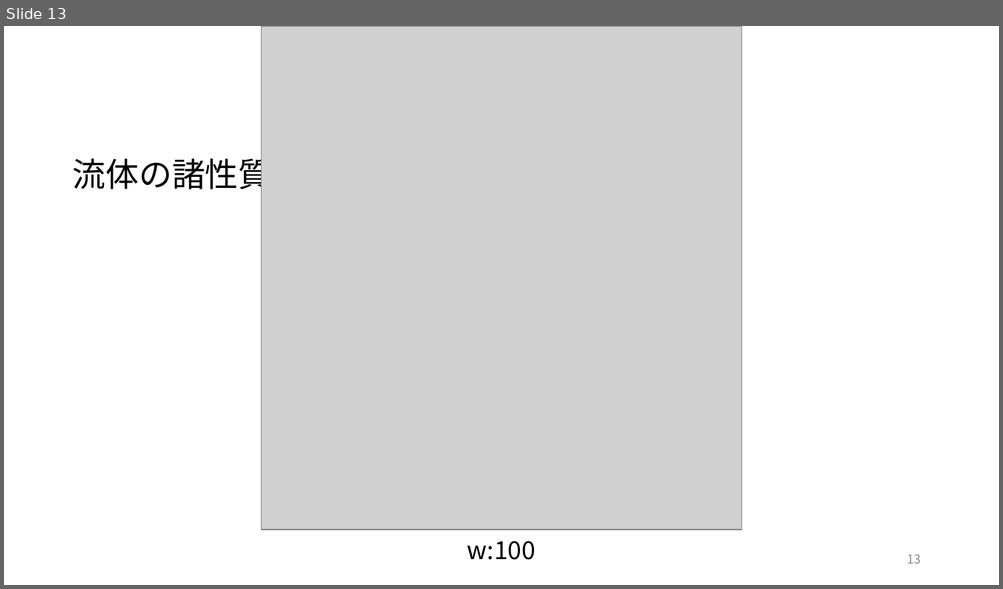
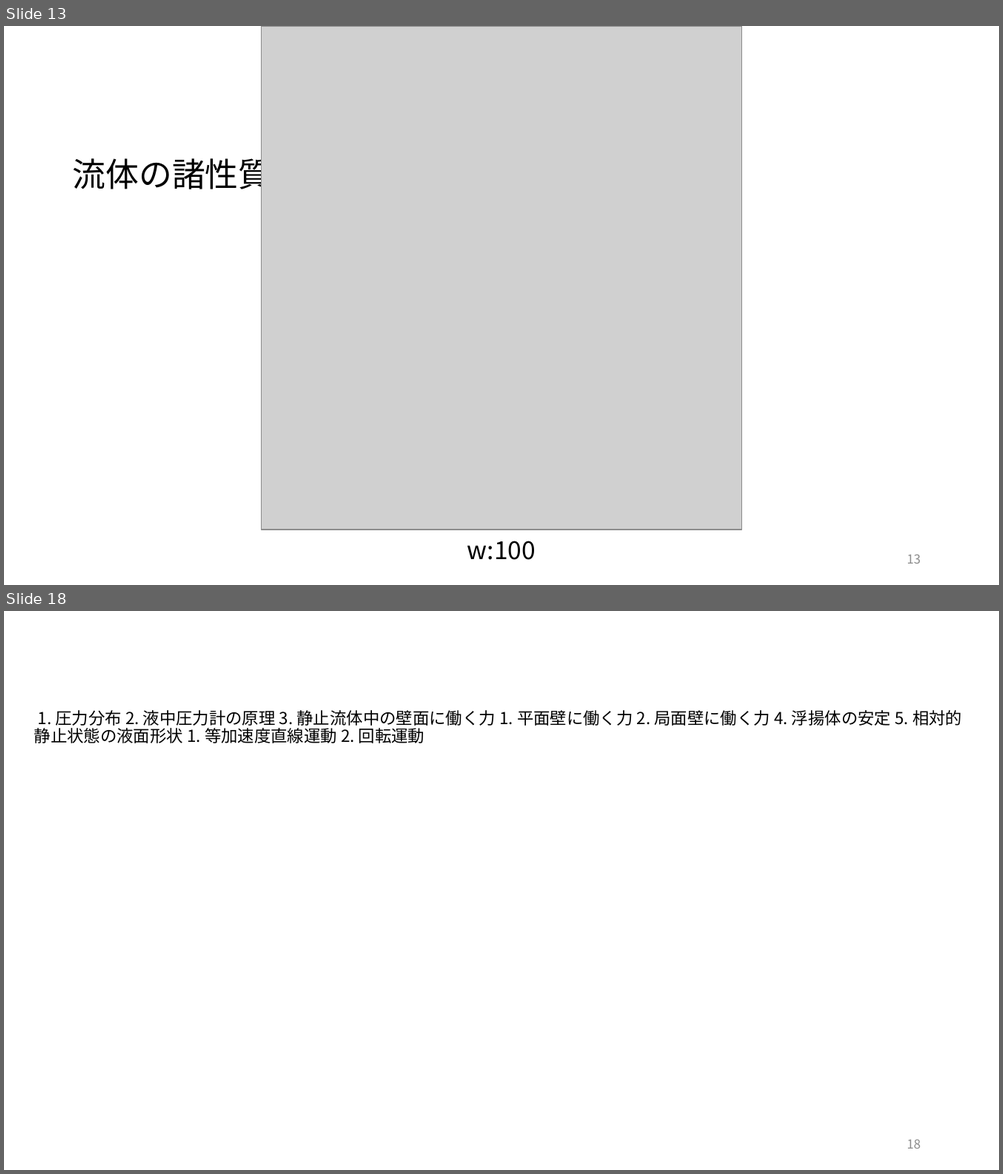
Before and after one commit to akmiccom/markdown_powerpoint, a slide deck: Basics_of_Fluid_Mechanics/Basics_of_Fluid_Mechanics.pptx. Shown one above the other, each under a label of ours: slide 13 before the commit, slides 13 and 18 after it; the slides between them are not shown. The pictures are 1003x589 and 1003x1174 pixels, drawn with LibreOffice and Linux fonts; fonts in the diff are those of the drawing; grey boxes stand for pictures; background and template pictures are left out. Boxes give left, top, right and bottom in pixels: in the first picture for what was removed or moved away, otherwise in the second. Text is boxed around its words. In the diff, an @@ line names an element or a change of style, - is before the commit and + after.

```diff
--- a/Basics_of_Fluid_Mechanics/Basics_of_Fluid_Mechanics.pptx
+++ b/Basics_of_Fluid_Mechanics/Basics_of_Fluid_Mechanics.pptx
@@ slide 18 added at (x1=4, y1=611, x2=999, y2=1170), background #FFFFFF @@
@@ text added at (x1=34, y1=710, x2=962, y2=743), 12 pt, text #000000 @@
+1. 圧力分布 2. 液中圧力計の原理 3. 静止流体中の壁面に働く力 1. 平面壁に働く力 2. 局面壁に働く力 4. 浮揚体の安定 5. 相対的静止状態の液面形状 1. 等加速度直線運動 2. 回転運動
@@ page number added at (x1=907, y1=1139, x2=921, y2=1149), 9 pt, text #8C8C8C @@
+18
```
Also in this commit, not shown: 4 other slides added, 16 other files.
